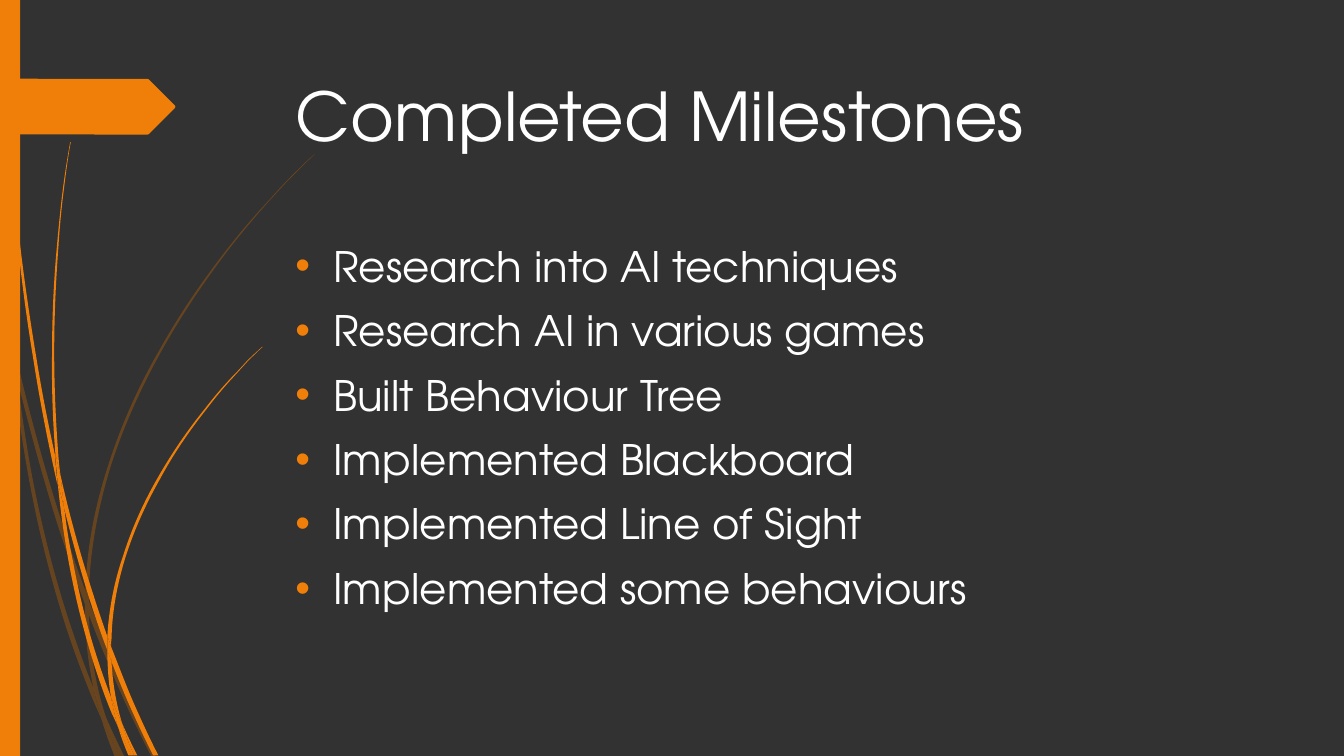
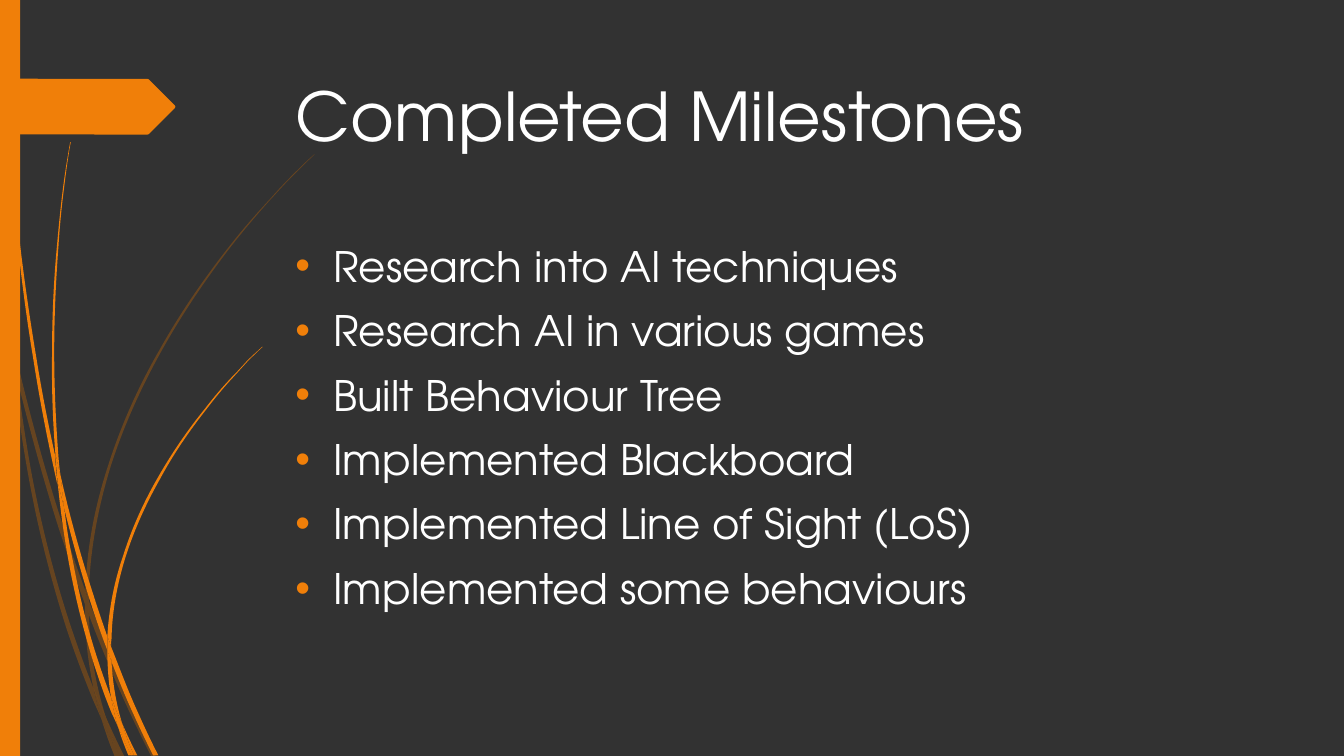
Before and after one commit to HenryWilliam95/AI_FINAL_PROJECT, a slide deck: slide 2 of Documents/Presentation-1.pptx. Drawn at 1344x756 pixels with LibreOffice and Linux fonts; fonts in the diff are those of the drawing. Boxes give left, top, right and bottom in pixels: in the first picture for what was removed or moved away, otherwise in the second. Text is boxed around its words. In the diff, an @@ line names an element or a change of style, - is before the commit and + after.

```diff
--- a/Documents/Presentation-1.pptx
+++ b/Documents/Presentation-1.pptx
@@ text at (333,507,973,549): text changed @@
-• Implemented Line of Sight
+• Implemented Line of Sight (LoS)
```
